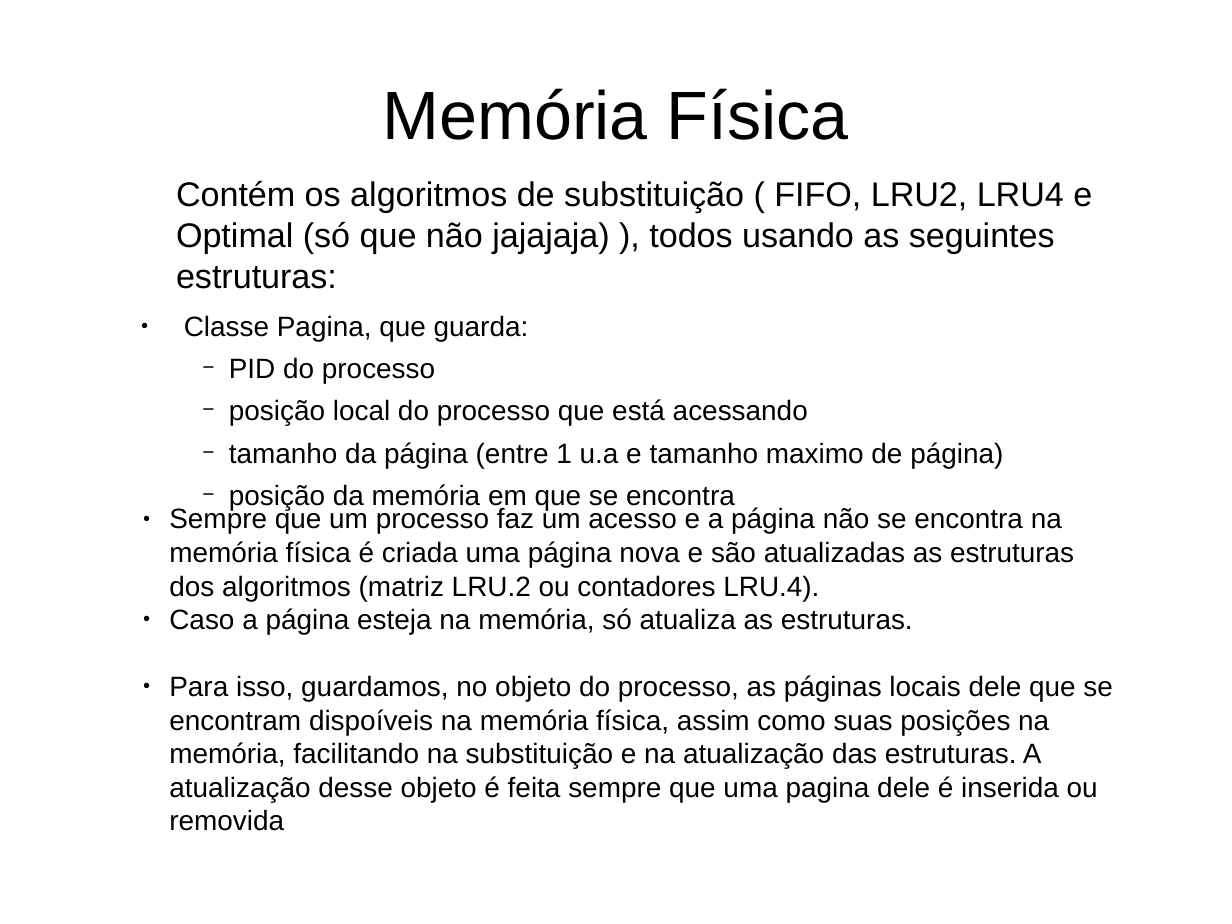
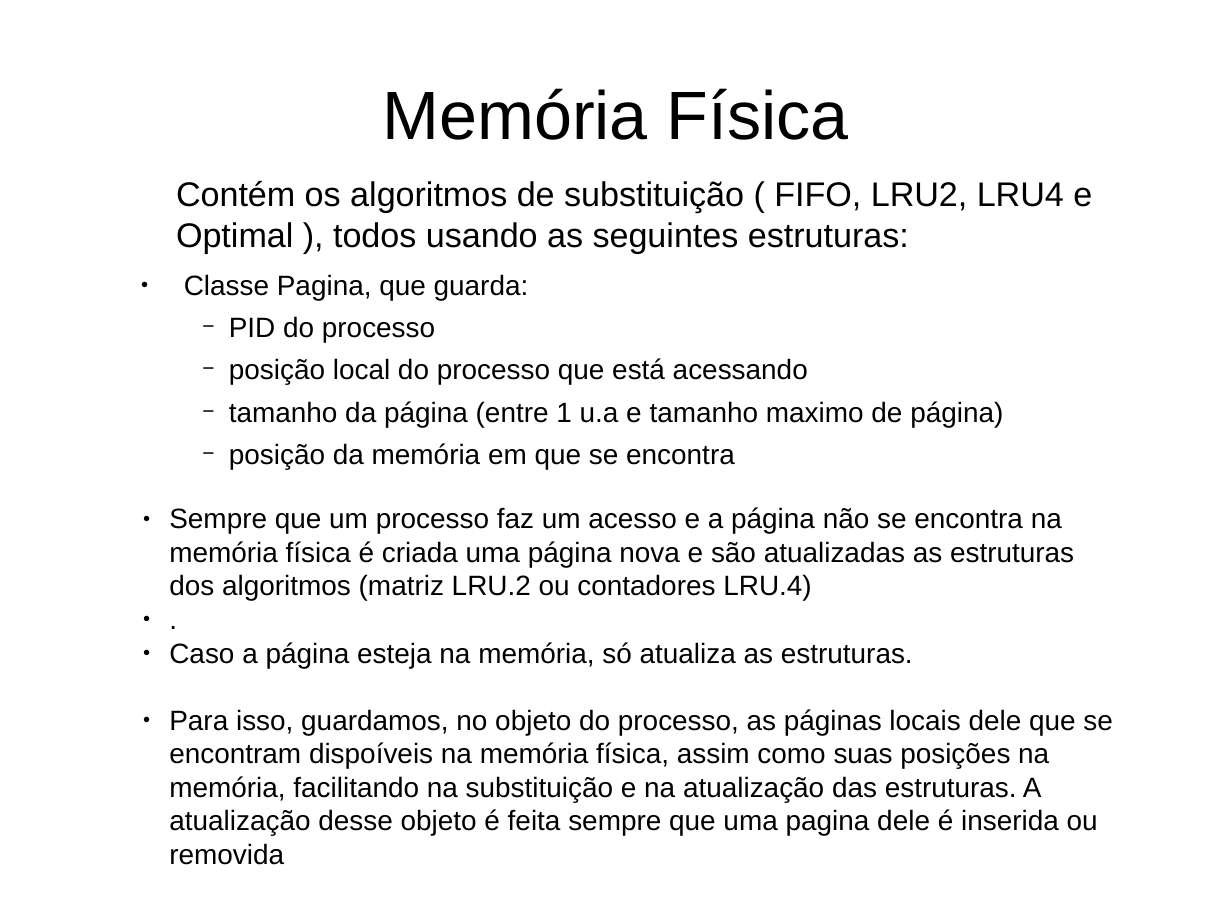
Before and after one commit to AndreMoukarzel/SO, a slide deck: slide 5 of EP3/Apresentacao.odp. Drawn at 1232x924 pixels with LibreOffice and Linux fonts; fonts in the diff are those of the drawing. Boxes give left, top, right and bottom in pixels: in the first picture for what was removed or moved away, otherwise in the second. Text is boxed around its words. In the diff, an @@ line names an element or a change of style, - is before the commit and + after.

```diff
--- a/EP3/Apresentacao.odp
+++ b/EP3/Apresentacao.odp
@@ text at [176,181,1092,253]: text changed @@
-    Contém os algoritmos de substituição ( FIFO, LRU2, LRU4 e Optimal (só que não jajajaja) ), todos usando as seguintes estruturas:
+    Contém os algoritmos de substituição ( FIFO, LRU2, LRU4 e Optimal ), todos usando as seguintes estruturas:
@@ text at [169,507,1074,601]: text changed @@
-    ● Sempre que um processo faz um acesso e a página não se encontra na memória física é criada uma página nova e são atualizadas as estruturas dos algoritmos (matriz LRU.2 ou contadores LRU.4).
+    ● Sempre que um processo faz um acesso e a página não se encontra na memória física é criada uma página nova e são atualizadas as estruturas dos algoritmos (matriz LRU.2 ou contadores LRU.4)
+    ● .
```
Also in this commit, not shown: 3 other files.
